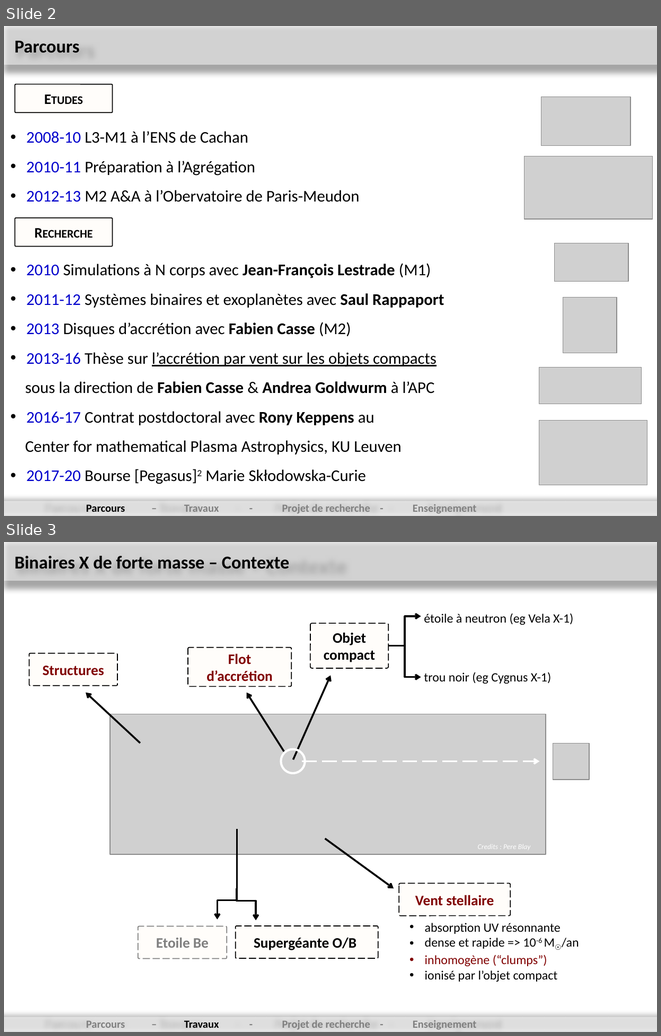
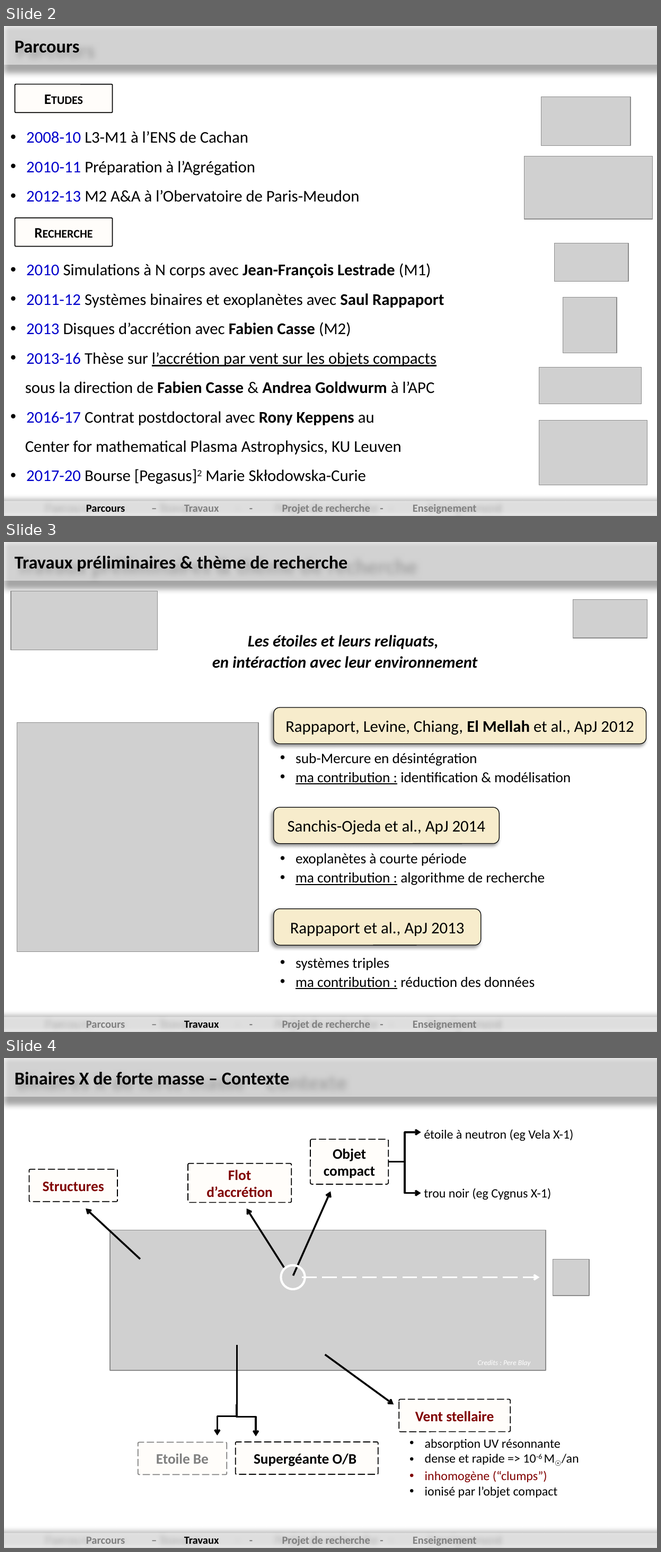
Before and after one commit to Ileyk/MdC_IAP_19, a slide deck: Oral/talk/talk.pptx. Shown one above the other, each under a label of ours: slides 2 and 3 before the commit, slides 2, 3 and 4 after it. The pictures are 661x1036 and 661x1552 pixels, drawn with LibreOffice and Linux fonts; fonts in the diff are those of the drawing; grey boxes stand for pictures; background and template pictures are left out. Boxes give left, top, right and bottom in pixels: in the first picture for what was removed or moved away, otherwise in the second. Text is boxed around its words. In the diff, an @@ line names an element or a change of style, - is before the commit and + after.

```diff
--- a/Oral/talk/talk.pptx
+++ b/Oral/talk/talk.pptx
@@ slide 3 added at bbox=[4, 542, 657, 1032], background picture (left out) @@
@@ rectangle added at bbox=[4, 542, 657, 581], fill #FFFFFF at 50% opacity, 20 pt, text #000000, bold @@
+Travaux préliminaires & thème de recherche
@@ picture added at bbox=[11, 591, 158, 650] @@
@@ picture added at bbox=[573, 599, 646, 638] @@
@@ text added at bbox=[212, 635, 477, 668], 18 pt, text #000000, bold, italic @@
+Les étoiles et leurs reliquats,
+en intéraction avec leur environnement
@@ rounded rectangle added at bbox=[274, 707, 646, 744], fill #F7ECCC, outline #000000 0.75 pt, 18 pt, text #000000 @@
+Rappaport, Levine, Chiang, El Mellah et al., ApJ 2012
@@ picture added at bbox=[17, 722, 258, 951] @@
@@ text added at bbox=[296, 753, 571, 784], 16 pt, text #000000 @@
+• sub-Mercure en désintégration
+• ma contribution : identification & modélisation
@@ rounded rectangle added at bbox=[274, 807, 499, 844], fill #F7ECCC, outline #000000 0.75 pt, 18 pt, text #000000 @@
+Sanchis-Ojeda et al., ApJ 2014
@@ text added at bbox=[296, 853, 545, 885], 16 pt, text #000000 @@
+• exoplanètes à courte période
+• ma contribution : algorithme de recherche
@@ rounded rectangle added at bbox=[274, 908, 480, 945], fill #F7ECCC, outline #000000 0.75 pt, 18 pt, text #000000 @@
+Rappaport et al., ApJ 2013
@@ text added at bbox=[296, 958, 535, 989], 16 pt, text #000000 @@
+• systèmes triples
+• ma contribution : réduction des données
@@ rectangle added at bbox=[4, 1017, 657, 1031], fill #FFFFFF at 50% opacity, 12 pt, text #7F7F7F, bold @@
+Parcours – Travaux - Projet de recherche - Enseignement
@@ what was slide 3 is now slide 4 @@
```
Also in this commit, not shown: 2 slides changed, 3 other files.
